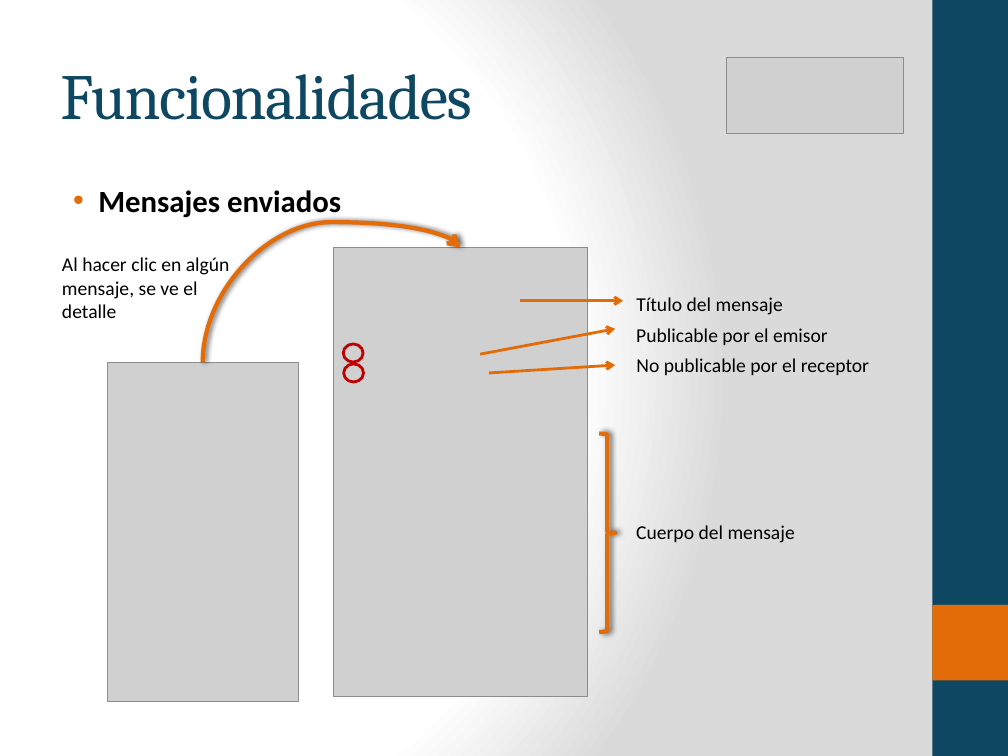
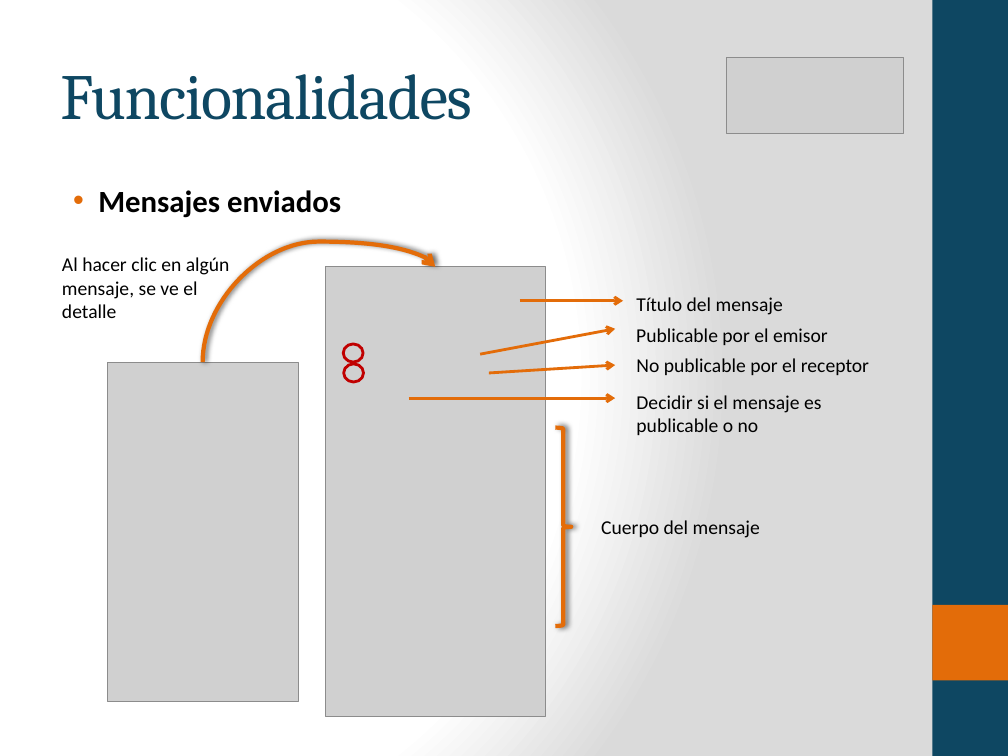
Before and after one commit to byfeedbackfan/feedbackfanApp, a slide deck: slide 13 of docs/presentacion/presentacion producto final Pasantias.pptx. Drawn at 1008x756 pixels with LibreOffice and Linux fonts; fonts in the diff are those of the drawing; grey boxes stand for pictures. Boxes give left, top, right and bottom in pixels: in the first picture for what was removed or moved away, otherwise in the second. Text is boxed around its words. In the diff, an @@ line names an element or a change of style, - is before the commit and + after.

```diff
--- a/docs/presentacion/presentacion producto final Pasantias.pptx
+++ b/docs/presentacion/presentacion producto final Pasantias.pptx
@@ curved arrow moved from (203, 362) - (461, 247) to (203, 362) - (435, 267) @@
@@ picture: place and size @@
-picture at bbox=[334, 247, 588, 697]
+picture at bbox=[326, 267, 545, 717]
@@ arrow added from (409, 398) to (615, 398), #E36C09 2 pt @@
@@ text added at bbox=[636, 395, 821, 435], 14 pt, text #000000 @@
+Decidir si el mensaje es publicable o no
@@ right brace: place and size @@
-right brace at bbox=[599, 433, 615, 632]
+right brace at bbox=[555, 427, 572, 626]
@@ text "Cuerpo del mensaje": place and size @@
-text "Cuerpo del mensaje" at bbox=[636, 525, 795, 543]
+text "Cuerpo del mensaje" at bbox=[601, 520, 760, 538]
```
Also in this commit, not shown: 3 other slides changed.
